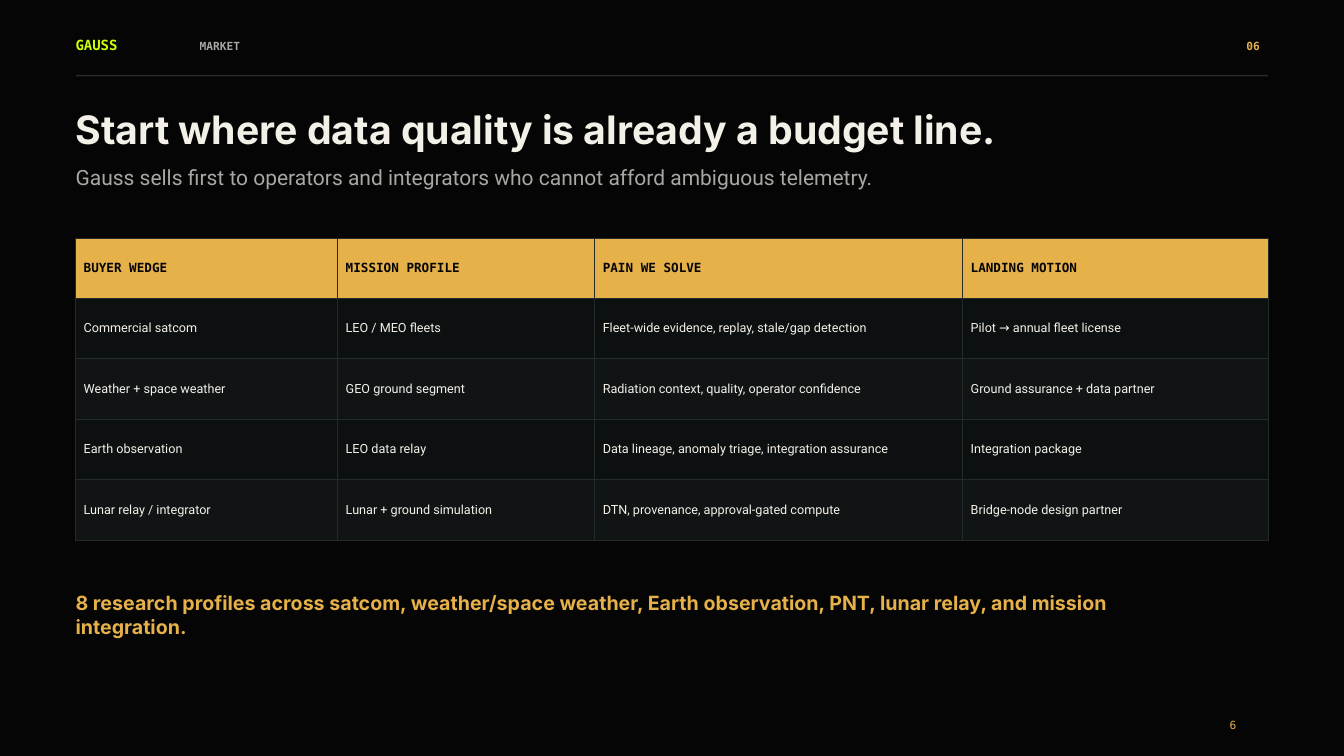
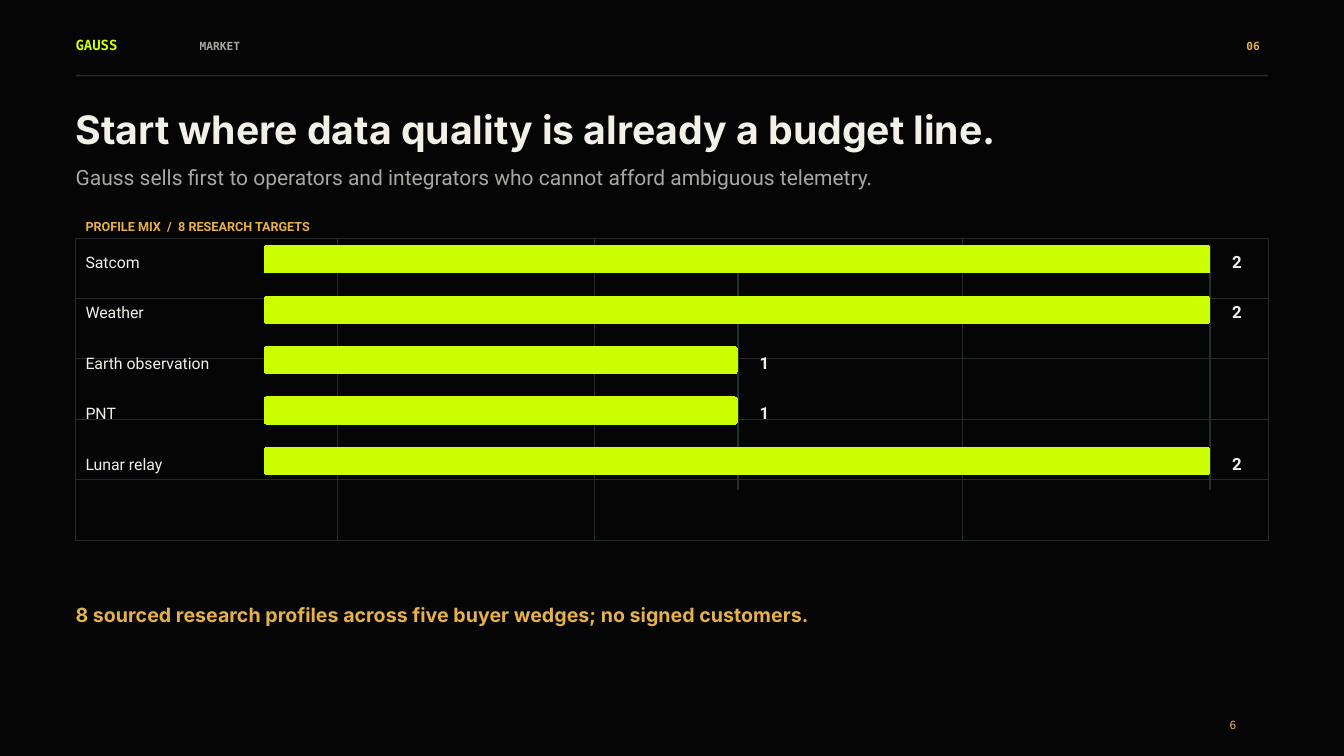
Before and after one commit to Pallas117/Gauss-Aurora.0-, a slide deck: slide 6 of reports/presentation/Gauss_Aurora_Investor_Deck_pptxgenjs.pptx. Drawn at 1344x756 pixels with LibreOffice and Linux fonts; fonts in the diff are those of the drawing; background and template pictures are left out. Boxes give left, top, right and bottom in pixels: in the first picture for what was removed or moved away, otherwise in the second. Text is boxed around its words. In the diff, an @@ line names an element or a change of style, - is before the commit and + after.

Commit message:
Improve investor deck data visuals

```diff
--- a/reports/presentation/Gauss_Aurora_Investor_Deck_pptxgenjs.pptx
+++ b/reports/presentation/Gauss_Aurora_Investor_Deck_pptxgenjs.pptx
@@ table removed at [76,238,1268,540], 5 rows, 4 columns @@
-BUYER WEDGE | MISSION PROFILE | PAIN WE SOLVE | LANDING MOTION
-Commercial satcom | LEO / MEO fleets | Fleet-wide evidence, replay, stale/gap detection | Pilot → annual fleet license
-Weather + space weather | GEO ground segment | Radiation context, quality, operator confidence | Ground assurance + data partner
-Earth observation | LEO data relay | Data lineage, anomaly triage, integration assurance | Integration package
-Lunar relay / integrator | Lunar + ground simulation | DTN, provenance, approval-gated compute | Bridge-node design partner
@@ table added at [76,238,1268,540], 5 rows, 4 columns @@
+ |  |  | 
+ |  |  | 
+ |  |  | 
+ |  |  | 
+ |  |  | 
@@ text added at [86,222,310,231], 9 pt, text #E7B14A, bold @@
+PROFILE MIX / 8 RESEARCH TARGETS
@@ text added at [86,256,140,268], 11.2 pt, text #F3F0E8 @@
+Satcom
@@ rounded rectangle added at [264,246,1210,273], fill #CCFF00, outline #CCFF00 0 pt @@
@@ rectangle added at [737,246,738,490], fill #25302E, outline #25302E 0 pt @@
@@ rectangle added at [1210,246,1211,490], fill #25302E, outline #25302E 0 pt @@
@@ text added at [1232,256,1242,268], 12 pt, text #F3F0E8, bold @@
+2
@@ rounded rectangle added at [264,296,1210,324], fill #CCFF00, outline #CCFF00 0 pt @@
@@ text added at [86,306,144,318], 11.2 pt, text #F3F0E8 @@
+Weather
@@ text added at [1232,306,1242,318], 12 pt, text #F3F0E8, bold @@
+2
@@ text added at [86,357,210,369], 11.2 pt, text #F3F0E8 @@
+Earth observation
@@ rounded rectangle added at [264,347,737,374], fill #CCFF00, outline #CCFF00 0 pt @@
@@ text added at [760,357,770,369], 12 pt, text #F3F0E8, bold @@
+1
@@ text added at [86,407,116,419], 11.2 pt, text #F3F0E8 @@
+PNT
@@ rounded rectangle added at [264,397,737,424], fill #CCFF00, outline #CCFF00 0 pt @@
@@ text added at [760,407,770,419], 12 pt, text #F3F0E8, bold @@
+1
@@ rounded rectangle added at [264,448,1210,475], fill #CCFF00, outline #CCFF00 0 pt @@
@@ text added at [86,458,162,474], 11.2 pt, text #F3F0E8 @@
+Lunar relay
@@ text added at [1232,458,1242,470], 12 pt, text #F3F0E8, bold @@
+2
@@ text at [76,607,808,627]: text changed @@
-8 research profiles across satcom, weather/space weather, Earth observation, PNT, lunar relay, and mission integration.
+8 sourced research profiles across five buyer wedges; no signed customers.
```
Also in this commit, not shown: 1 other slide changed, 1 other file.
